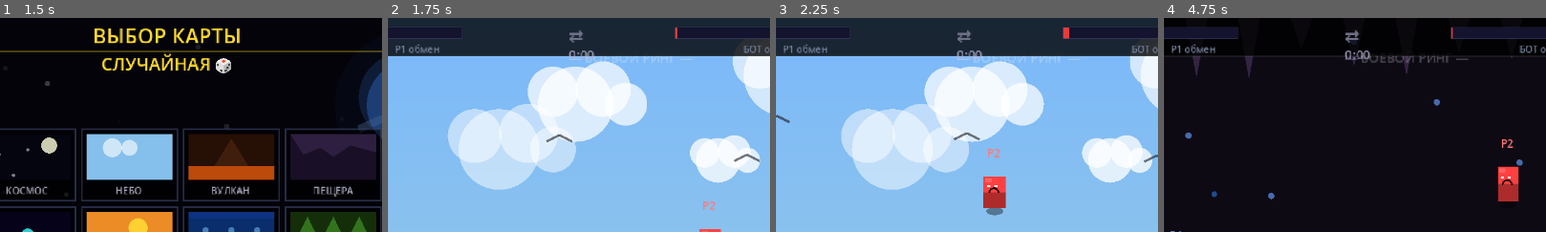
Above: before the commit, frames 1-4 (left to right).
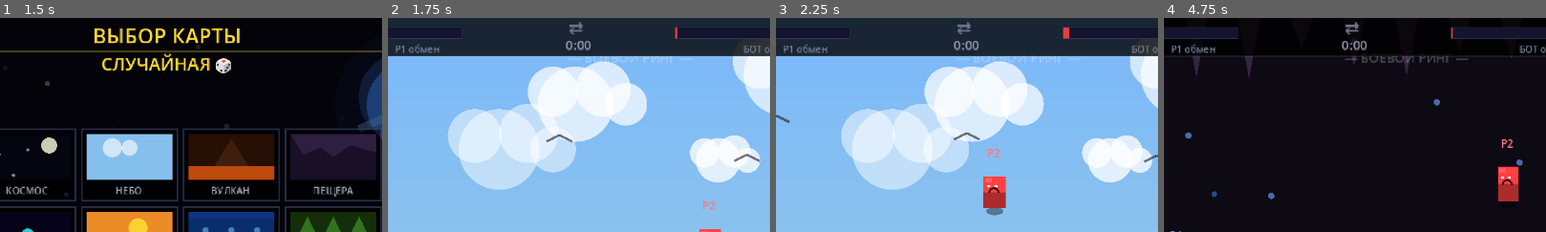
Above: after the commit, the same moments.

Repository: kkeefi/Swap-slap
Game: Godot game, scene res://Game.tscn
The game is run twice, just before and just after one commit, with the same random seed, the same clock (stepped at 60 frames per second) and the same inputs.
Inputs:
- Up to frame 1 (1.5 s): tap Enter (p2_swap) at 0.5, 1.35 s; hold D 0.53-1.28 s; tap E (p1_swap) at 0.6 s; tap Space at 0.77 s; hold S from 1.28 s (still down)
- Up to frame 2 (1.75 s): keep holding S; tap Space at 1.52 s
- Up to frame 3 (2.25 s): release S at 2.03 s; hold D from 2.03 s (still down); tap H at 2.1 s
- Up to frame 4 (4.75 s): release D at 2.78 s; hold Up 2.78-3.53 s; tap I at 2.85 s; tap Space at 3.02, 3.77, 4.52 s; hold Left from 3.53 s (still down); tap T at 3.6 s; tap B at 4.35 s
The pictures show only the part of the screen within x 26-76%, y 0-50%; the shares and areas given below are measured in that part.

Frame 1 is identical in both runs. In frame 2, 0.5% of the frame differs, in the area x 46-54%, y 1-20%; in frame 3, 0.5%; in frame 4, 0.6%.

Commit message:
fix(renderer): fix formatting

Diff:
--- a/scripts/renderer.gd
+++ b/scripts/renderer.gd
@@ -469,7 +469,7 @@
 				lbl = "P1 обмен" if i==0 else ("БОТ обмен" if is_bot else "P2 обмен")
 				c.draw_string(font, Vector2(bx+bw/2, by_+16), lbl,
 							  HORIZONTAL_ALIGNMENT_CENTER, -1, 6, Color(0.45,0.50,0.60))
-		c.draw_string(font, Vector2(VW/2, 15), "⇄",
+		c.draw_string(font, Vector2(VW/2, 10), "⇄",
 					  HORIZONTAL_ALIGNMENT_CENTER, -1, 11, Color(0.45,0.45,0.55))
 	else:
 		c.draw_string(font, Vector2(VW/2, 15),
@@ -492,7 +492,7 @@
 	if game_time > 0:
 		var mi  : int = int(game_time) / 60
 		var sec : int = int(game_time) % 60
-		c.draw_string(font, Vector2(VW/2, 26),
+		c.draw_string(font, Vector2(VW/2 - 2, 20),
 					  "%d:%02d" % [mi, sec],
 					  HORIZONTAL_ALIGNMENT_CENTER, -1, 8, Color(0.7,0.7,0.82,0.8))
 
@@ -626,9 +626,9 @@
 	var font:Font=ThemeDB.fallback_font
 	var VW:float=Globals.VW; var VH:float=Globals.VH
 	c.draw_rect(Rect2(0,0,VW,VH),Color(0,0,0,0.65))
-	c.draw_string(font,Vector2(VW/2,VH/2-50),"ПАУЗА",HORIZONTAL_ALIGNMENT_CENTER,-1,20,Globals.C_GOLD)
+	c.draw_string(font,Vector2(VW/2 - 30,VH/2-50),"ПАУЗА",HORIZONTAL_ALIGNMENT_CENTER,-1,20,Globals.C_GOLD)
 	c.draw_line(Vector2(60,VH/2-36),Vector2(VW-60,VH/2-36),Color(Globals.C_GOLD.r,Globals.C_GOLD.g,Globals.C_GOLD.b,0.4),1.0)
-	var labels2:Array=["▶  ПРОДОЛЖИТЬ","   ВЫЙТИ В МЕНЮ","   ВЫЙТИ ИЗ ИГРЫ"]
+	var labels2:Array=["▶             ПРОДОЛЖИТЬ","             ВЫЙТИ В МЕНЮ","             ВЫЙТИ ИЗ ИГРЫ"]
 	var cols2:Array=[Color(0.3,0.9,0.3),Color(0.9,0.85,0.2),Color(0.9,0.3,0.3)]
 	var bw2:float=170.0; var bh2:float=26.0; var bx2:float=VW/2-bw2/2
 	for i in 3:
@@ -638,7 +638,7 @@
 		c.draw_rect(Rect2(bx2,by2,bw2,bh2),Color(col2.r,col2.g,col2.b,0.6 if sel else 0.2),false,1.5)
 		if sel: c.draw_rect(Rect2(bx2,by2,bw2,bh2),Color(col2.r,col2.g,col2.b,0.1+abs(sin(blink*4))*0.08))
 		c.draw_string(font,Vector2(bx2+10,by2+17),labels2[i],HORIZONTAL_ALIGNMENT_LEFT,-1,10,Color.WHITE if sel else Color(0.6,0.6,0.7))
-	c.draw_string(font,Vector2(VW/2,VH/2+92),"↑↓ выбор    Enter подтвердить    ESC продолжить",HORIZONTAL_ALIGNMENT_CENTER,-1,7,Color(0.3,0.3,0.4))
+	c.draw_string(font,Vector2(VW/2 - 85,VH/2+92),"↑↓ выбор    Enter подтвердить    ESC продолжить",HORIZONTAL_ALIGNMENT_CENTER,-1,7,Color(0.3,0.3,0.4))
 
 
 func draw_round_end(c:Node2D, winner:int, scores:Array, timer:float, is_bot:bool) -> void:
